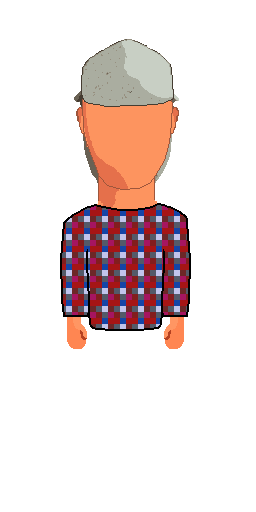
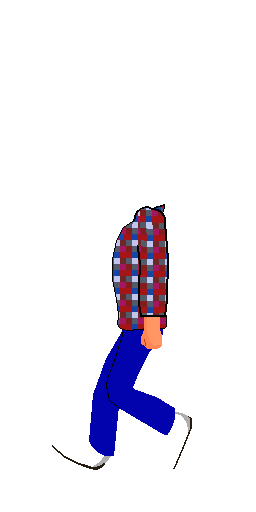
Comparing the layer stacks of the two w=256, h=512 images. Changes:
showed "ArmsL" over [112, 204, 169, 349]
showed "Legs5L", painted on it over [52, 306, 192, 470]
hid "ArmsB" over [60, 203, 191, 349]
hid "HeadB" over [74, 39, 179, 219]
